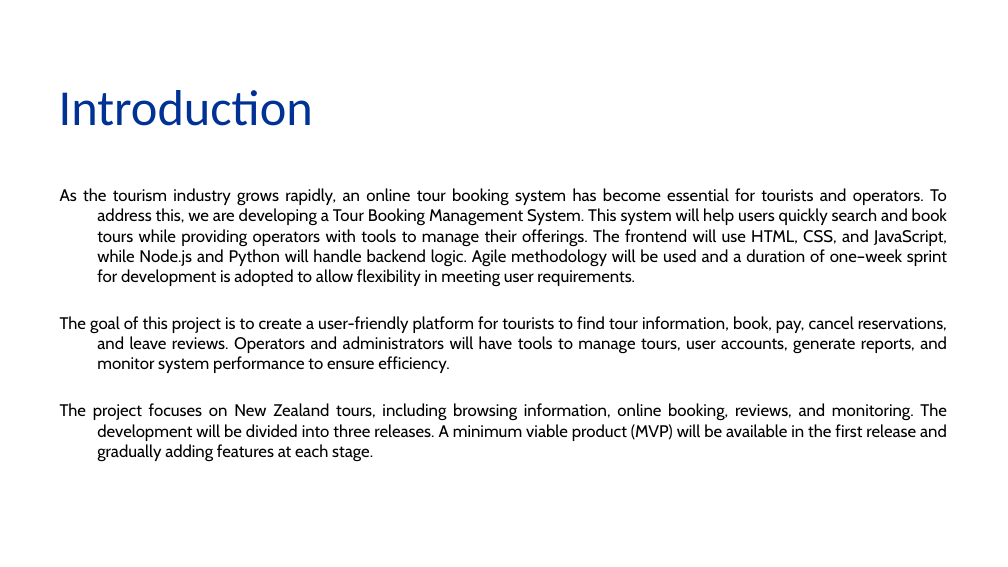
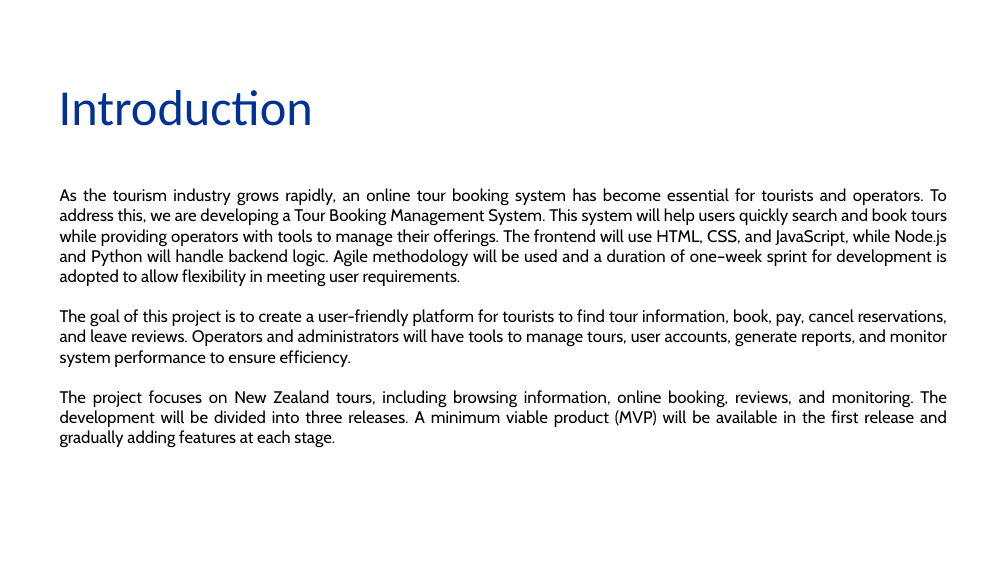
Before and after one commit to aamtayag/mse800-assessment2, a slide deck: slide 2 of docs/mse800_assess2.pptx. Drawn at 1008x567 pixels with LibreOffice and Linux fonts; fonts in the diff are those of the drawing; background and template pictures are left out. Boxes give left, top, right and bottom in pixels: in the first picture for what was removed or moved away, otherwise in the second. Text is boxed around its words. In the diff, an @@ line names an element or a change of style, - is before the commit and + after.

```diff
--- a/docs/mse800_assess2.pptx
+++ b/docs/mse800_assess2.pptx
@@ text "As the tourism industry grows ..." at box(60, 188, 947, 448): indent changed; less space between paragraphs @@
```
Also in this commit, not shown: 14 other slides changed, 1 slide added, 4 slides removed.
